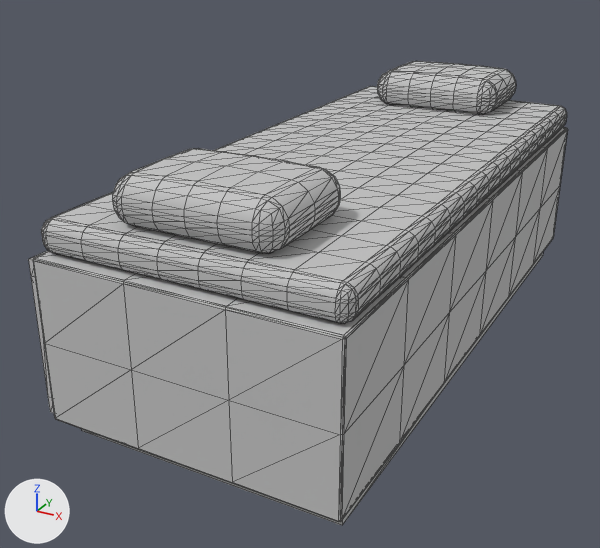
The glTF model models/windowseat2.glb, before and after one commit.
One viewpoint serves both versions: a 50 mm camera at (1.29, -2.843, 1.12) aimed at (0.276, -0.999, 0.198). Lighting does not change. The marker at lower left points along +X, +Y and +Z. The older version comes first. Mesh edges are drawn as thin lines. Vertices at exactly the same position are counted once.

Names of what the first picture shows: 'kmat', 'paint', 'pillow'.
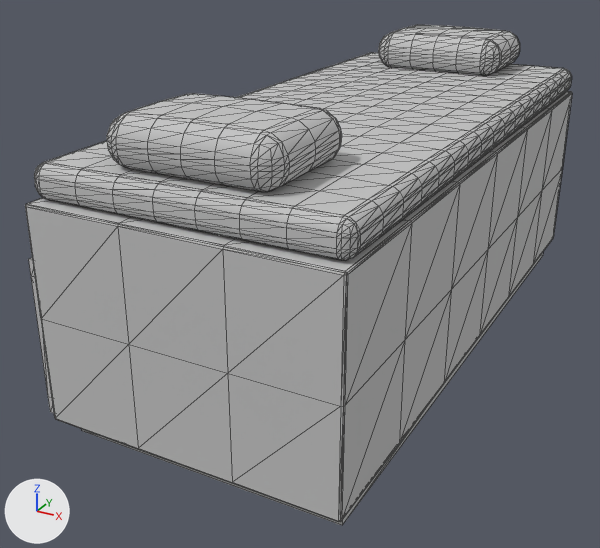
Pixel boxes [x1, y1, x2, y2] of what changed, in the pictures (600 x 548 px; the box of a moved part takes in the faces that stretch with it):
'paint', reshaped (9% taller): before [28, 127, 568, 525]; after [25, 91, 572, 525]
'kmat', moved: before [41, 86, 567, 324]; after [34, 53, 572, 261]
'pillow', moved: before [112, 61, 516, 254]; after [107, 25, 520, 192]
part 1 of me_paint, moved or reshaped: before [33, 127, 568, 513]; after [25, 91, 572, 513]

The edits, one by one:
me_paint is used by ob_paint; location (0.0, 0.0, 0.0).
me_paint had 360 vertices, 632 faces and spanned x 0.0..0.75, y -1.7..0.0, z 0.0..0.45.
me_paint now has 360 vertices, 632 faces and spans x 0.0..0.75, y -1.7..0.0, z 0.0..0.57.
me_paint part 1: the loose piece of 186 vertices spanning x 0.02..0.75, y -1.7..0.0, z 0.05..0.45 is scaled about its middle by (1, 1, 1.3), then moved by (0.0, 0.0, 0.06).
me_kmat is used by ob_kmat; location (0.0, 0.0, 0.0).
me_kmat had 784 vertices, 1564 faces and spanned x 0.02..0.75, y -1.68..-0.02, z 0.45..0.54.
me_kmat now has 784 vertices, 1564 faces and spans x 0.02..0.75, y -1.68..-0.02, z 0.57..0.66.
me_kmat part 2: the whole mesh is moved by (0.0, 0.0, 0.12).
me_pillow is used by ob_pillow; location (0.0, 0.0, 0.0).
me_pillow had 476 vertices, 944 faces and spanned x 0.19..0.58, y -1.65..-0.05, z 0.53..0.65.
me_pillow now has 476 vertices, 944 faces and spans x 0.19..0.58, y -1.65..-0.05, z 0.65..0.77.
me_pillow part 3: the whole mesh is moved by (0.0, 0.0, 0.12).
